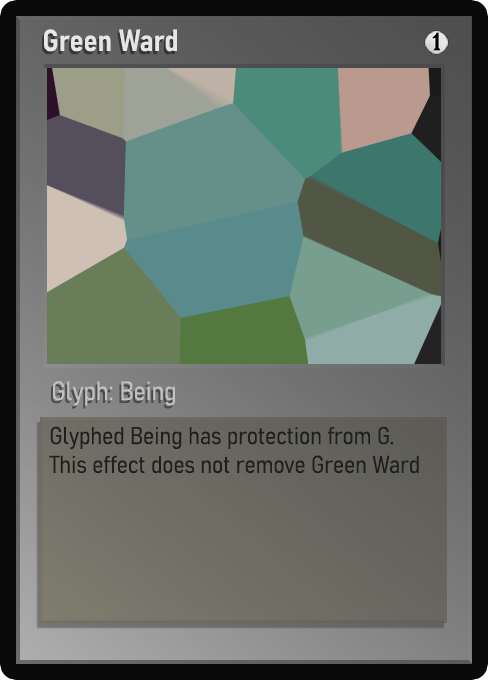
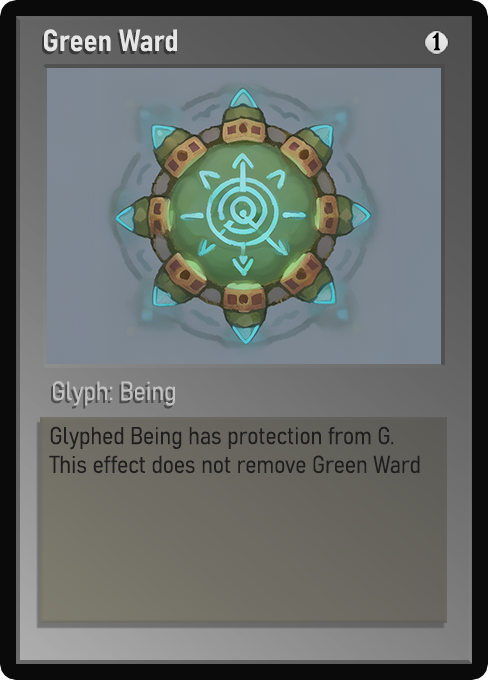
Two versions of the same layered image (w=488, h=680). Layer-by-layer changes:
painted on "Name" over 44, 33, 170, 52
painted on "Class" over 53, 381, 175, 406
painted on "Desc_norm" over 52, 426, 420, 474
painted on "Artwork" over 47, 68, 441, 364
